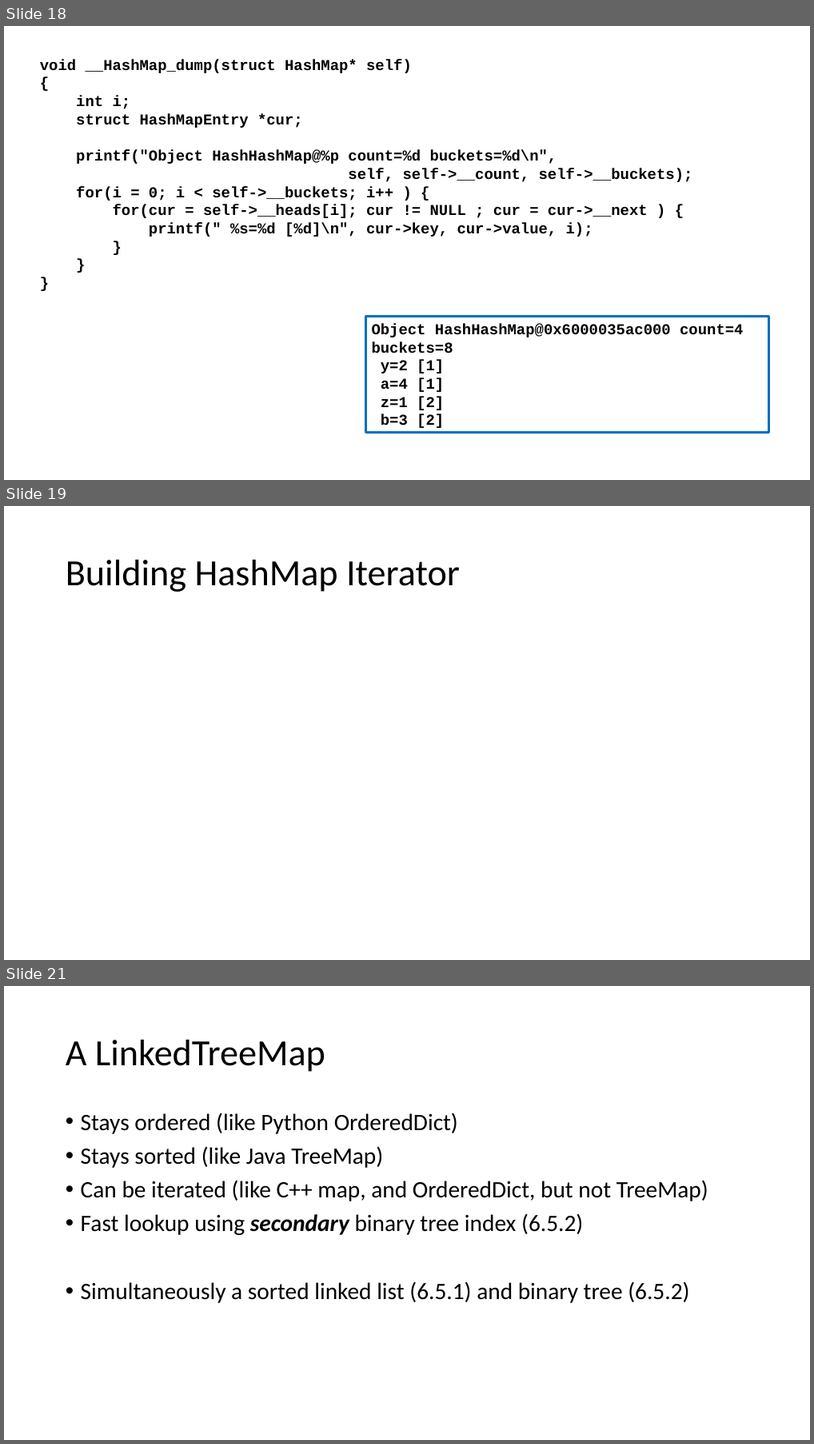
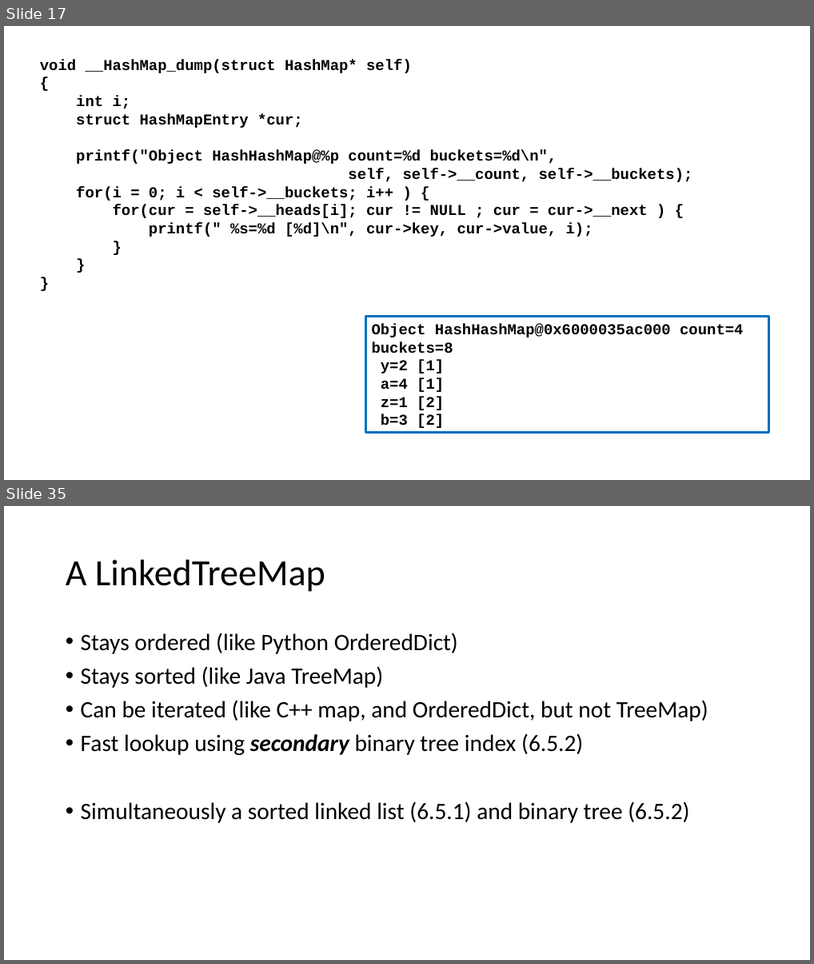
Before and after one commit to csev/cc4e, a slide deck: lectures/CC-05-Trees-Hash.pptx. Shown one above the other, each under a label of ours: slides 18, 19 and 21 before the commit, slides 17 and 35 after it; the slides between them are not shown. The pictures are 814x1444 and 814x964 pixels, drawn with LibreOffice and Linux fonts; fonts in the diff are those of the drawing. Boxes give left, top, right and bottom in pixels: in the first picture for what was removed or moved away, otherwise in the second. Text is boxed around its words. In the diff, an @@ line names an element or a change of style, - is before the commit and + after.

```diff
--- a/lectures/CC-05-Trees-Hash.pptx
+++ b/lectures/CC-05-Trees-Hash.pptx
@@ slide 19 removed at (4,506,810,960), background #FFFFFF @@
@@ title removed at (66,560,460,592) @@
-Building HashMap Iterator
@@ what was slide 18 is now slide 17 @@
@@ what was slide 21 is now slide 35 @@
```
Also in this commit, not shown: 2 slides changed, 17 slides added, 2 other slides removed, 1 other file.
